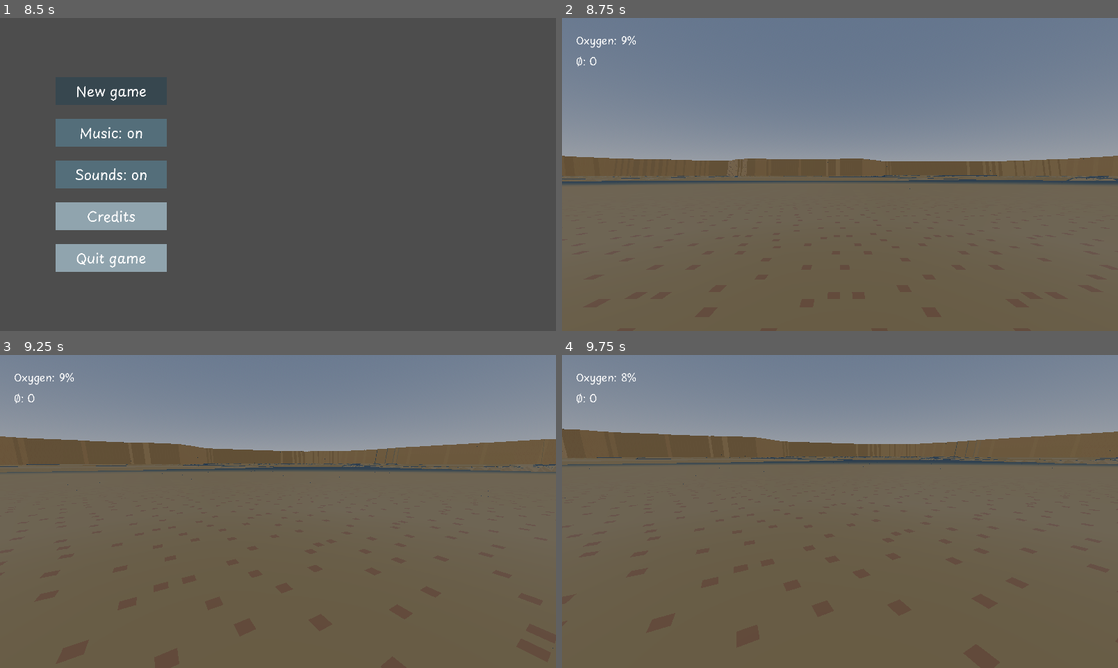
Above: before the commit, frames 1-4 (two rows, left to right).
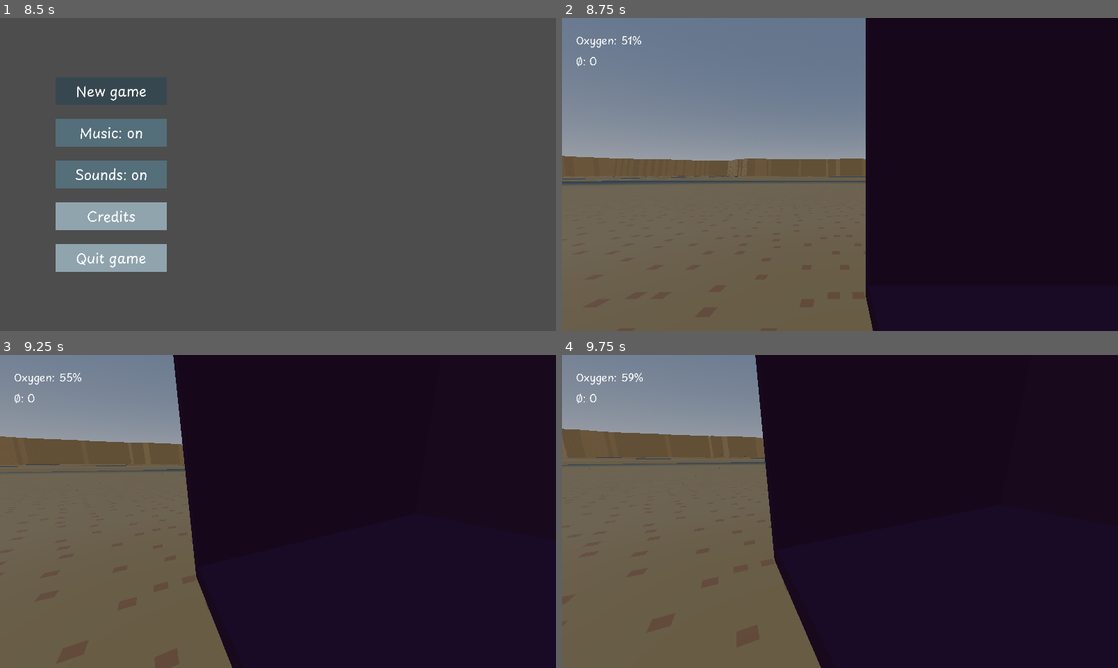
Above: after the commit, the same moments.

Repository: dzejpi/rooted-deep
Game: Godot game, scene res://scenes/ui/splash_scene.tscn
Same seed, same stepped clock (60 frames per second), same inputs: the game is played once before the commit and once after it.
Inputs (mouse positions are in pixels of both pictures, inside the frame that each line leads up to):
- Up to frame 1 (8.5 s): move the mouse to (400, 158) at 0.52 s; hold Right (move_right) 0.53-1.28 s; hold Ctrl (move_crouch) 0.53-1.28 s; tap Space (move_jump) at 0.77, 1.52, 3.02, 3.77, 4.52, 5, 6.02, 6.77, 7.52 s; move the mouse to (166, 190) at 1.27 s; hold Down (move_down) 1.28-2.03 s; tap Shift (move_sprint) every 1.5 s from 1.35 to 7.35 s; tap Enter at 2 s; move the mouse to (333, 105) at 2.02 s; hold Right (move_right) 2.03-2.78 s; hold Ctrl (move_crouch) 2.03-2.78 s; move the mouse to (250, 237) at 2.77 s; hold E (dialog_forward) 2.78-3.53 s; move the mouse to (444, 221) at 3.52 s; hold Ctrl (move_crouch) 3.53-4.28 s; hold Left (move_left) 3.53-5.03 s; move the mouse to (111, 127) at 4.27 s; move the mouse to (305, 174) at 5.02 s; hold Down (move_down) 5.03-5.78 s; hold Ctrl (move_crouch) 5.03-5.78 s; move the mouse to (194, 96) at 5.77 s; hold Right (move_right) 5.78-6.53 s; move the mouse to (400, 158) at 6.52 s; hold E (dialog_forward) 6.53-7.28 s; hold Ctrl (move_crouch) 6.53-7.28 s; move the mouse to (166, 190) at 7.27 s; hold Right (move_right) 7.28-8 s; click "New game" at 8 s
- Up to frame 2 (8.75 s): no input
- Up to frame 3 (9.25 s): move the mouse to (289, 505) at 8.77 s; hold E (dialog_forward) from 8.78 s (still down); hold Ctrl (move_crouch) from 8.78 s (still down)
- Up to frame 4 (9.75 s): move the mouse to (834, 517) at 9.52 s; release E (dialog_forward) at 9.53 s; release Ctrl (move_crouch) at 9.53 s; hold Left (move_left) from 9.53 s (still down); tap Shift (move_sprint) at 9.6 s

Frame 1 is identical in both runs. In frame 2, 45% of the frame differs, in the area x 10-100%, y 0-100%; in frame 3, 65%; in frame 4, 62%.

Commit message:
Created a very crude safe zone which can replenishes the oxygen. Oxygen is also depleted when the player leaves.

Diff:
--- a/scenes/game/game_scene.tscn
+++ b/scenes/game/game_scene.tscn
@@ -1,8 +1,9 @@
-[gd_scene load_steps=7 format=3 uid="uid://dn4i7tal0cmhg"]
+[gd_scene load_steps=8 format=3 uid="uid://dn4i7tal0cmhg"]
 
 [ext_resource type="Script" path="res://scripts/game/game_scene.gd" id="1_5lbu1"]
 [ext_resource type="PackedScene" uid="uid://5w17t4cy1s3a" path="res://scenes/player/player_floating_scene.tscn" id="2_1xo2h"]
 [ext_resource type="PackedScene" uid="uid://b10lmyx64o6t" path="res://scenes/terrain/terrain_scene.tscn" id="3_blcsq"]
+[ext_resource type="PackedScene" uid="uid://cxo3ugtqgmpdq" path="res://scenes/objects/buildings/safe_zone.tscn" id="4_dm4rb"]
 
 [sub_resource type="ProceduralSkyMaterial" id="ProceduralSkyMaterial_psv6s"]
 
@@ -28,6 +29,10 @@
 
 [node name="Objects" type="Node3D" parent="."]
 
+[node name="SafeZone" parent="Objects" node_paths=PackedStringArray("player_node") instance=ExtResource("4_dm4rb")]
+transform = Transform3D(4, 0, 0, 0, 4, 0, 0, 0, 4, 9, 9, 0)
+player_node = NodePath("../../Player/FloatingPlayerScene")
+
 [node name="Npcs" type="Node3D" parent="."]
 
 [node name="WorldEnvironment" type="WorldEnvironment" parent="."]
--- /dev/null
+++ b/scenes/objects/buildings/safe_zone.tscn
@@ -0,0 +1,36 @@
+[gd_scene load_steps=5 format=3 uid="uid://cxo3ugtqgmpdq"]
+
+[ext_resource type="PackedScene" uid="uid://45vjvk8wh0w0" path="res://assets/objects/exported/buildings/safe_zone.gltf" id="1_qghux"]
+[ext_resource type="Script" path="res://scripts/objects/buildings/safe_zone.gd" id="2_u53l1"]
+
+[sub_resource type="BoxShape3D" id="BoxShape3D_kqbqj"]
+size = Vector3(4, 3.5, 0.2)
+
+[sub_resource type="BoxShape3D" id="BoxShape3D_3mwx4"]
+size = Vector3(4, 3, 4)
+
+[node name="SafeZone" instance=ExtResource("1_qghux")]
+script = ExtResource("2_u53l1")
+
+[node name="SafeZoneStaticBody" type="StaticBody3D" parent="." index="1"]
+
+[node name="CollisionShape3D" type="CollisionShape3D" parent="SafeZoneStaticBody" index="0"]
+transform = Transform3D(1, 0, 0, 0, 1, 0, 0, 0, 1, 0, 1.5, -1.9)
+shape = SubResource("BoxShape3D_kqbqj")
+
+[node name="CollisionShape3D2" type="CollisionShape3D" parent="SafeZoneStaticBody" index="1"]
+transform = Transform3D(1, 0, 0, 0, 1, 0, 0, 0, 1, 0, 1.5, 1.9)
+shape = SubResource("BoxShape3D_kqbqj")
+
+[node name="CollisionShape3D3" type="CollisionShape3D" parent="SafeZoneStaticBody" index="2"]
+transform = Transform3D(-4.37114e-08, 0, 1, 0, 1, 0, -1, 0, -4.37114e-08, 1.9, 1.5, 0)
+shape = SubResource("BoxShape3D_kqbqj")
+
+[node name="SafeZoneArea" type="Area3D" parent="." index="2"]
+
+[node name="SafeZone" type="CollisionShape3D" parent="SafeZoneArea" index="0"]
+transform = Transform3D(1, 0, 0, 0, 1, 0, 0, 0, 1, 0, 1.5, 0)
+shape = SubResource("BoxShape3D_3mwx4")
+
+[connection signal="body_entered" from="SafeZoneArea" to="." method="_on_safe_zone_area_body_entered"]
+[connection signal="body_exited" from="SafeZoneArea" to="." method="_on_safe_zone_area_body_exited"]
--- /dev/null
+++ b/scripts/objects/buildings/safe_zone.gd
@@ -0,0 +1,16 @@
+extends Node3D
+
+
+@export var player_node: CharacterBody3D
+
+
+func _on_safe_zone_area_body_entered(body: Node3D) -> void:
+	print("Player entered the area")
+	if player_node:
+		player_node.is_gaining_oxygen = true
+
+
+func _on_safe_zone_area_body_exited(body: Node3D) -> void:
+	print("Player left the area")
+	if player_node:
+		player_node.is_gaining_oxygen = false
--- a/scripts/player/player_floating_scene.gd
+++ b/scripts/player/player_floating_scene.gd
@@ -36,7 +36,7 @@
 var last_looked_at: String = ""
 
 var current_currency: int = 0
-var current_oxygen: float = 10
+var current_oxygen: float = 50
 var is_gaining_oxygen: bool = false
 
 var oxygen_down_rate: float = 1
Binary file added: assets/objects/ase_object_textures.aseprite
Binary file added: assets/objects/exported/buildings/safe_zone.bin
Not shown, added: assets/objects/exported/buildings/safe_zone.gltf
Not shown, added: assets/objects/exported/buildings/safe_zone.gltf.import
Binary file added: assets/objects/exported/buildings/spr_colors_texture.png
Not shown, added: assets/objects/exported/buildings/spr_colors_texture.png.import
Binary file added: assets/objects/spr_colors_texture.png
Not shown, added: assets/objects/spr_colors_texture.png.import
Not shown, added: assets/objects/blend_objects.blend
Not shown, added: assets/objects/blend_objects.blend1
Not shown, changed: assets/terrain/rooted_deep_terrain_blend.blend
Not shown, changed: assets/terrain/rooted_deep_terrain_blend.blend1
